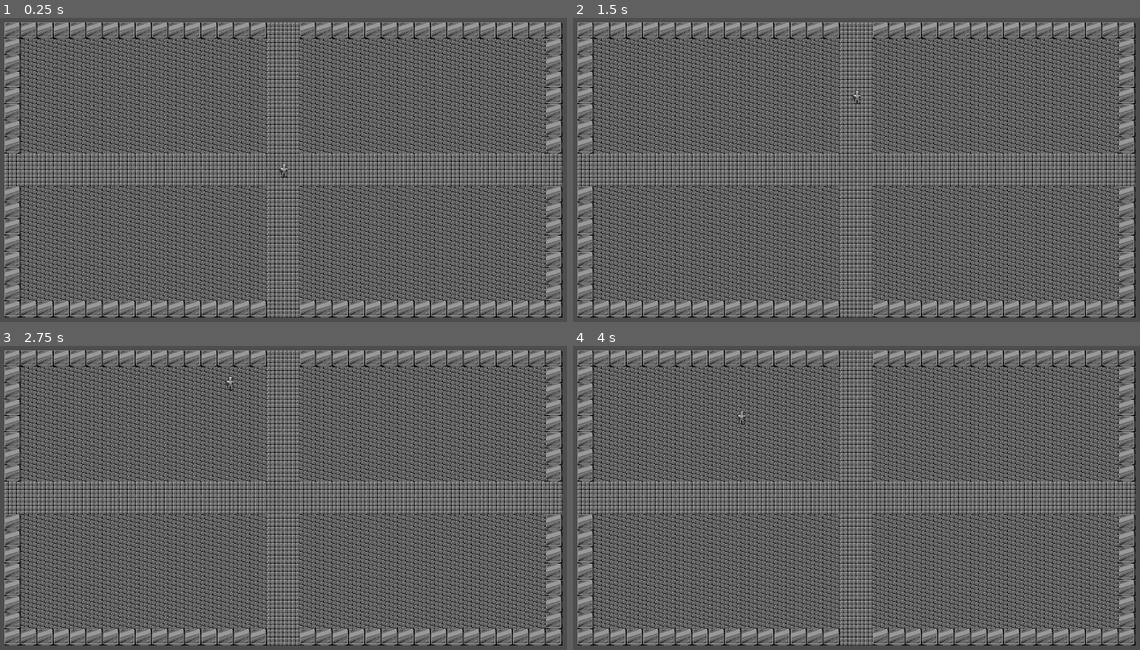
Above: before the commit, frames 1-4 (two rows, left to right).
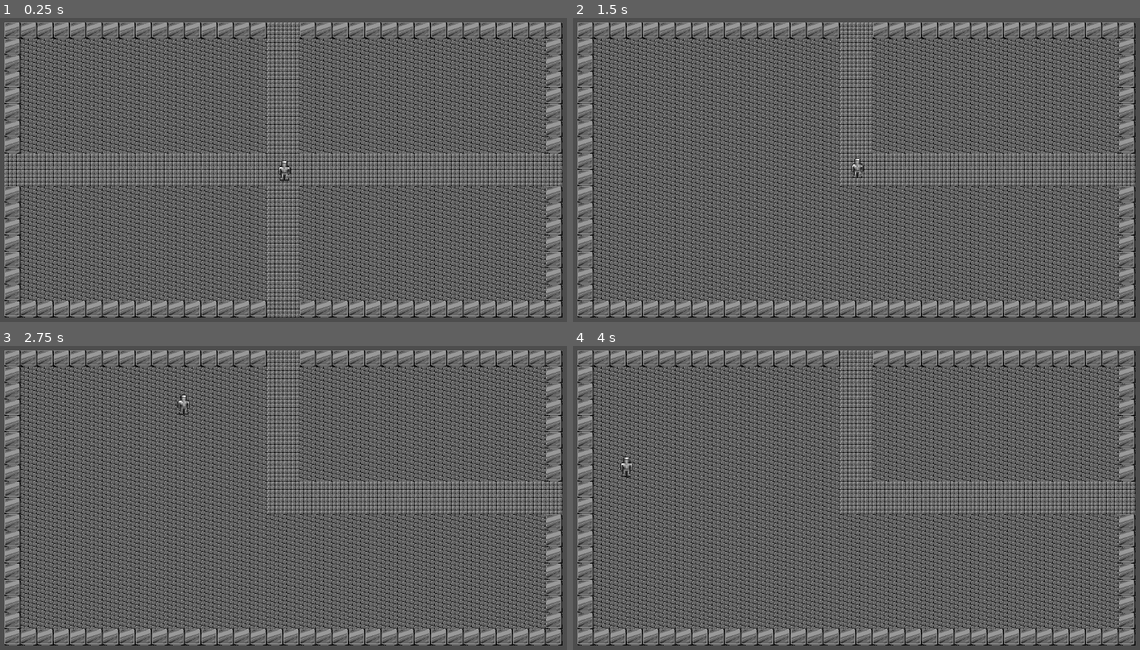
Above: after the commit, the same moments.

Repository: Recessive/Augmented
Game: Godot game, scene res://testing.tscn
Same seed, same stepped clock (60 frames per second), same inputs: the game is played once before the commit and once after it.
Inputs:
- Up to frame 1 (0.25 s): no input
- Up to frame 2 (1.5 s): tap Enter at 0.5 s; hold Up (ui_up) from 0.53 s (still down)
- Up to frame 3 (2.75 s): release Up (ui_up) at 2.03 s; hold Left (ui_left) from 2.03 s (still down)
- Up to frame 4 (4 s): release Left (ui_left) at 3.53 s; hold Down (ui_down) from 3.53 s (still down)

The runs differ from the first frame. In frame 1, less than 0.1% of the frame differs, in the area x 49-52%, y 46-54%; in frame 2, 4.1%, in the area x 0-53%, y 23-99%; in frame 3, 4.1%; in frame 4, 4.1%.

Commit message:
Updated player movement

Diff:
--- a/Scripts/player.gd
+++ b/Scripts/player.gd
@@ -3,18 +3,24 @@
 @export
 var SPEED : float
 
+@export
+var ACCELERATION : float
 
 func _physics_process(delta):
 
-	velocity = Vector2(0, 0)
+
 
 	# Get the input direction and handle the movement/deceleration.
 	# As good practice, you should replace UI actions with custom gameplay actions.
+	var direc = Vector2(0, 0)
 	var lr = Input.get_axis("ui_left", "ui_right")
 	var ud = Input.get_axis("ui_up", "ui_down")
 	if lr:
-		velocity.x = lr * SPEED
+		direc.x += lr
 	if ud:
-		velocity.y = ud * SPEED
+		direc.y += ud
 
+	direc = direc.normalized()
+
+	velocity = velocity.move_toward(direc * SPEED, ACCELERATION * delta)
 	move_and_slide()
--- a/testing.tscn
+++ b/testing.tscn
@@ -10,6 +10,9 @@
 
 [node name="Player" parent="." instance=ExtResource("1_6vdy8")]
 z_index = 1
+scale = Vector2(1.5, 1.5)
+SPEED = 300.0
+ACCELERATION = 4000.0
 
 [node name="Room Control" type="Node" parent="." node_paths=PackedStringArray("player")]
 script = ExtResource("2_evlsn")
